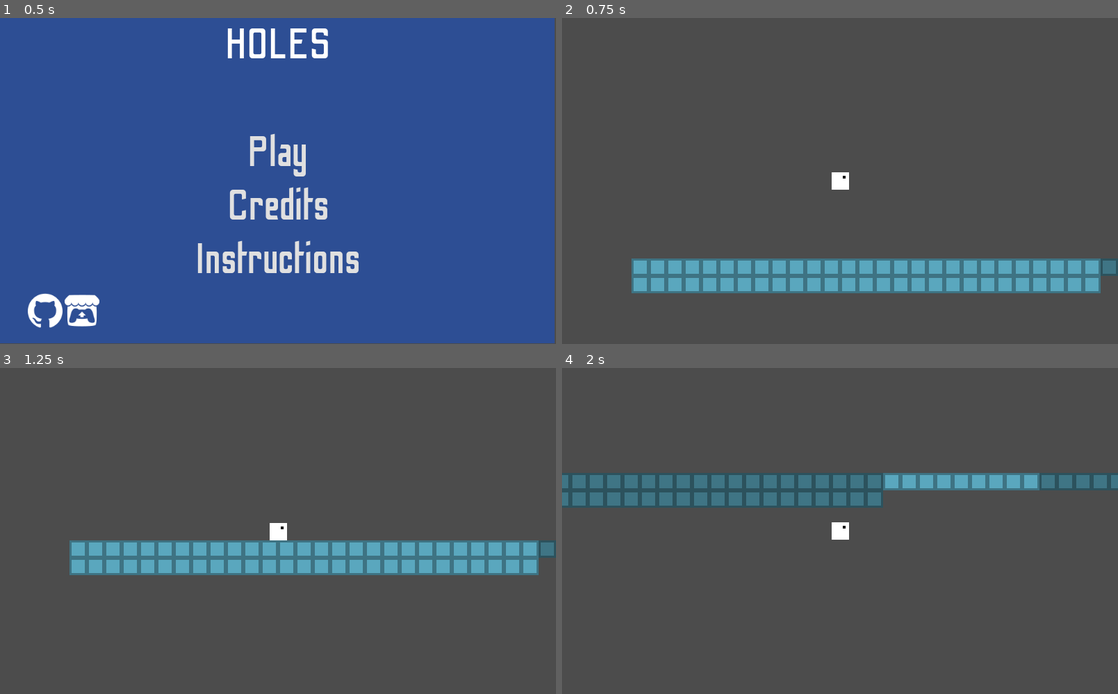
Above: before the commit, frames 1-4 (two rows, left to right).
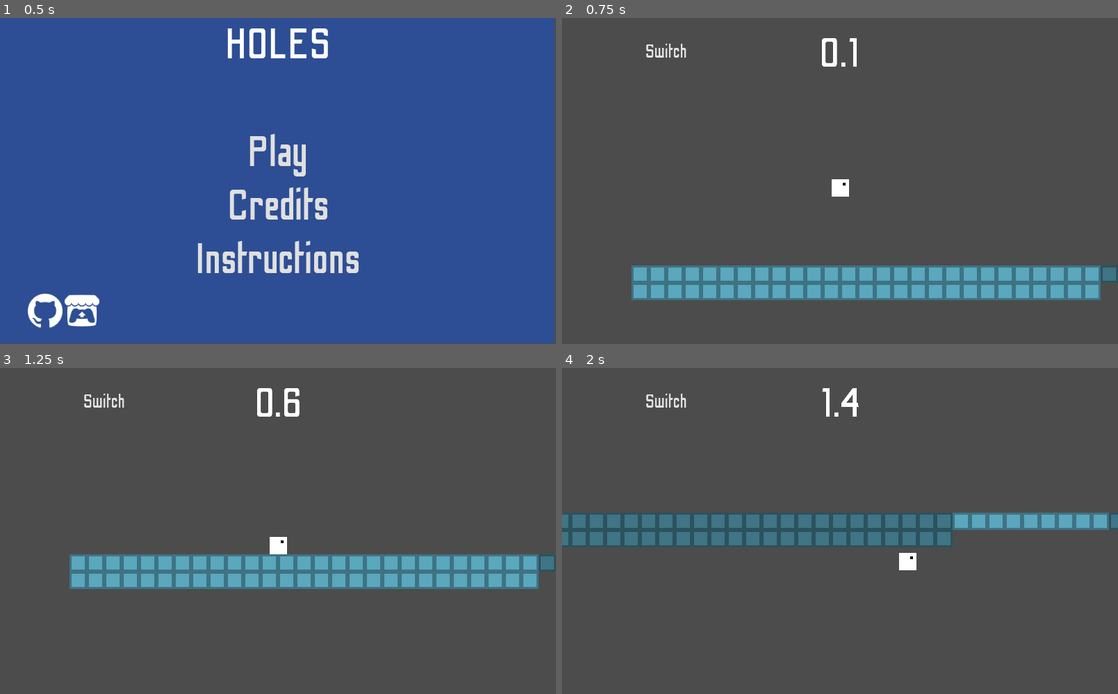
Above: after the commit, the same moments.

Repository: jonot-cyber/brackeys-game-jam-game-that-i-am-doing
Game: Godot game, scene res://Scenes/UI.tscn
Same seed, same stepped clock (60 frames per second), same inputs: the game is played once before the commit and once after it.
Inputs (mouse positions are in pixels of both pictures, inside the frame that each line leads up to):
- Up to frame 1 (0.5 s): no input
- Up to frame 2 (0.75 s): click "Play" at 0.5 s
- Up to frame 3 (1.25 s): no input
- Up to frame 4 (2 s): tap Enter at 1.25 s; move the mouse to (962, 514) at 1.27 s; click (962, 514) at 1.42 s; tap Space at 1.52 s

Frame 1 is identical in both runs. In frame 2, 6.7% of the frame differs, in the area x 12-100%, y 6-87%; in frame 3, 10%; in frame 4, 18%, in the area x 0-100%, y 6-63%.

Commit message:
Fix UI

Diff:
--- a/Scenes/Objects/Player.tscn
+++ b/Scenes/Objects/Player.tscn
@@ -44,6 +44,7 @@
 
 [node name="Camera" type="Camera2D" parent="."]
 current = true
+smoothing_enabled = true
 editor_draw_limits = true
 editor_draw_drag_margin = true
 
--- a/UI.tscn
+++ b/UI.tscn
@@ -21,14 +21,14 @@
 font_data = ExtResource( 1 )
 
 [node name="CanvasLayer" type="CanvasLayer"]
+scale = Vector2( 0.5, 0.5 )
+transform = Transform2D( 0.5, 0, 0, 0.5, 0, 0 )
 
 [node name="SwitchButton" type="Button" parent="."]
 material = SubResource( 1 )
-anchor_right = 1.0
-margin_left = -1430.73
-margin_top = -840.027
-margin_right = -1184.73
-margin_bottom = -711.027
+anchor_right = 0.5
+margin_top = 85.0
+margin_right = 256.0
 custom_styles/hover = ExtResource( 2 )
 custom_styles/pressed = ExtResource( 2 )
 custom_styles/focus = ExtResource( 2 )
@@ -63,10 +63,9 @@
 
 [node name="Time" type="Label" parent="."]
 material = SubResource( 1 )
-margin_left = -1515.73
-margin_top = -906.027
-margin_right = 1547.27
-margin_bottom = 866.973
+anchor_right = 1.5
+margin_top = 50.0
+margin_right = 512.0
 custom_fonts/font = SubResource( 4 )
 text = "0
 "
Not shown: 1 places in Scenes/Play.tscn that only renumber resources
